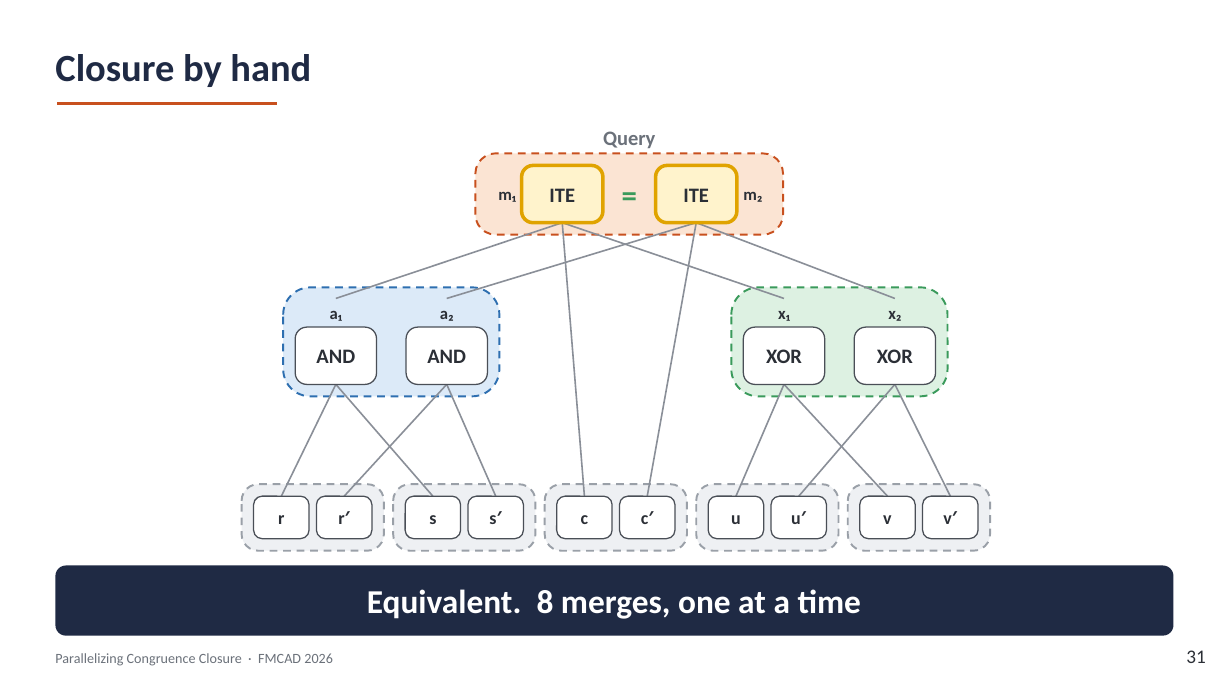
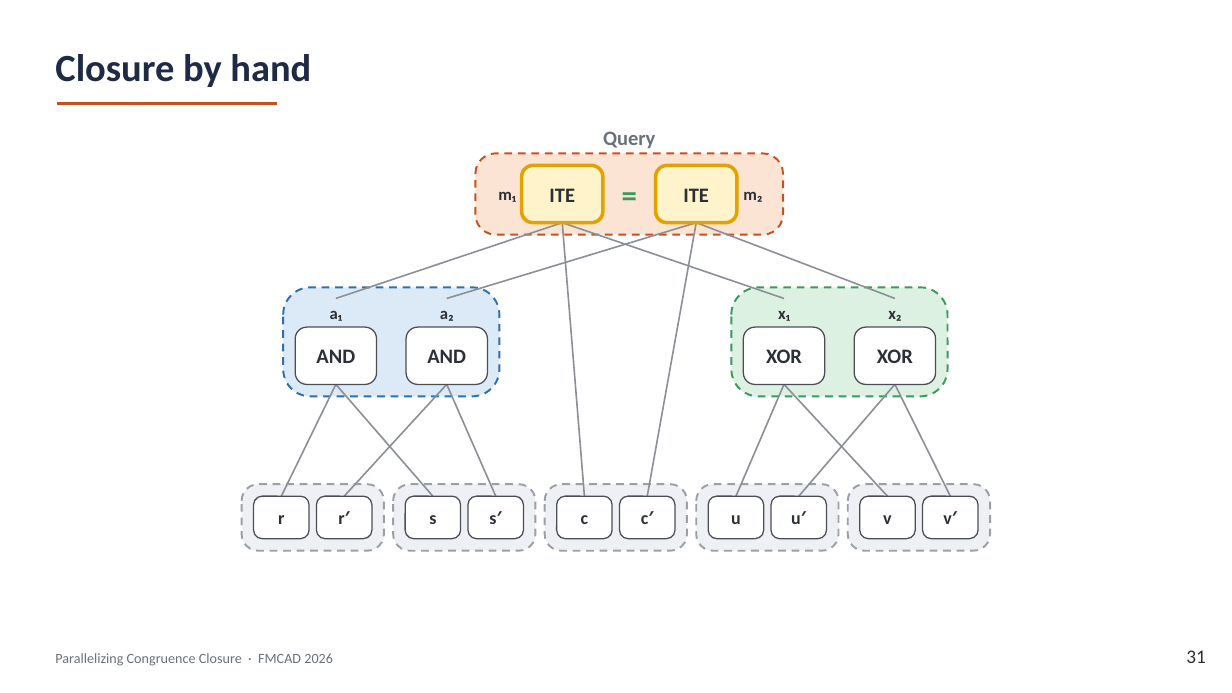
Before and after one commit to amarshah1/parallelcc-paper, a slide deck: slide 31 of slides/parallelcc-part1.pptx. Drawn at 1232x693 pixels with LibreOffice and Linux fonts; fonts in the diff are those of the drawing. Boxes give left, top, right and bottom in pixels: in the first picture for what was removed or moved away, otherwise in the second. Text is boxed around its words. In the diff, an @@ line names an element or a change of style, - is before the commit and + after.

```diff
--- a/slides/parallelcc-part1.pptx
+++ b/slides/parallelcc-part1.pptx
@@ rounded rectangle removed at (55,566,1174,636) @@
-Equivalent. 8 merges, one at a time
```
Also in this commit, not shown: 10 other slides changed, 1 slide added, 1 other file.
